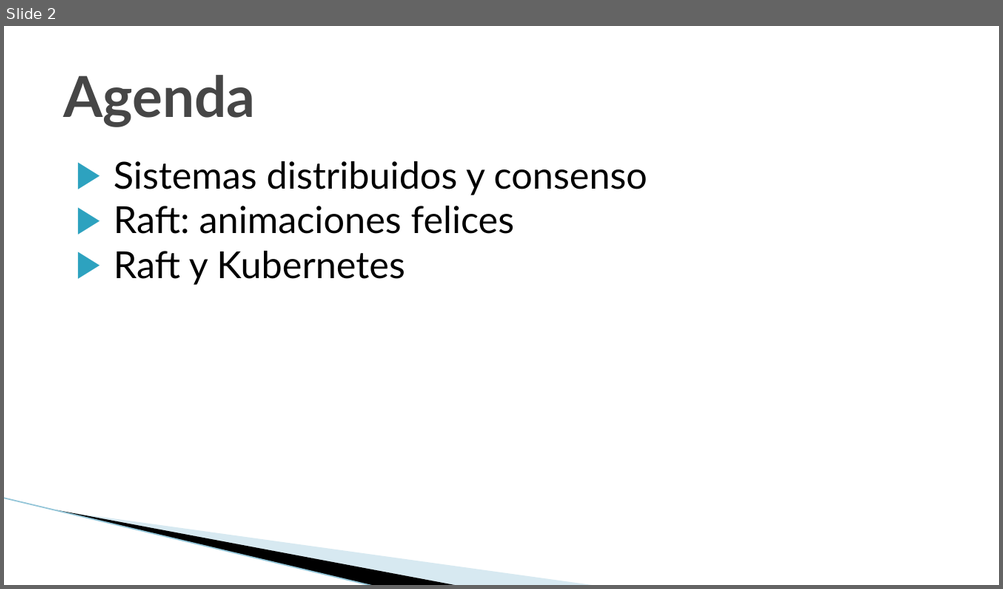
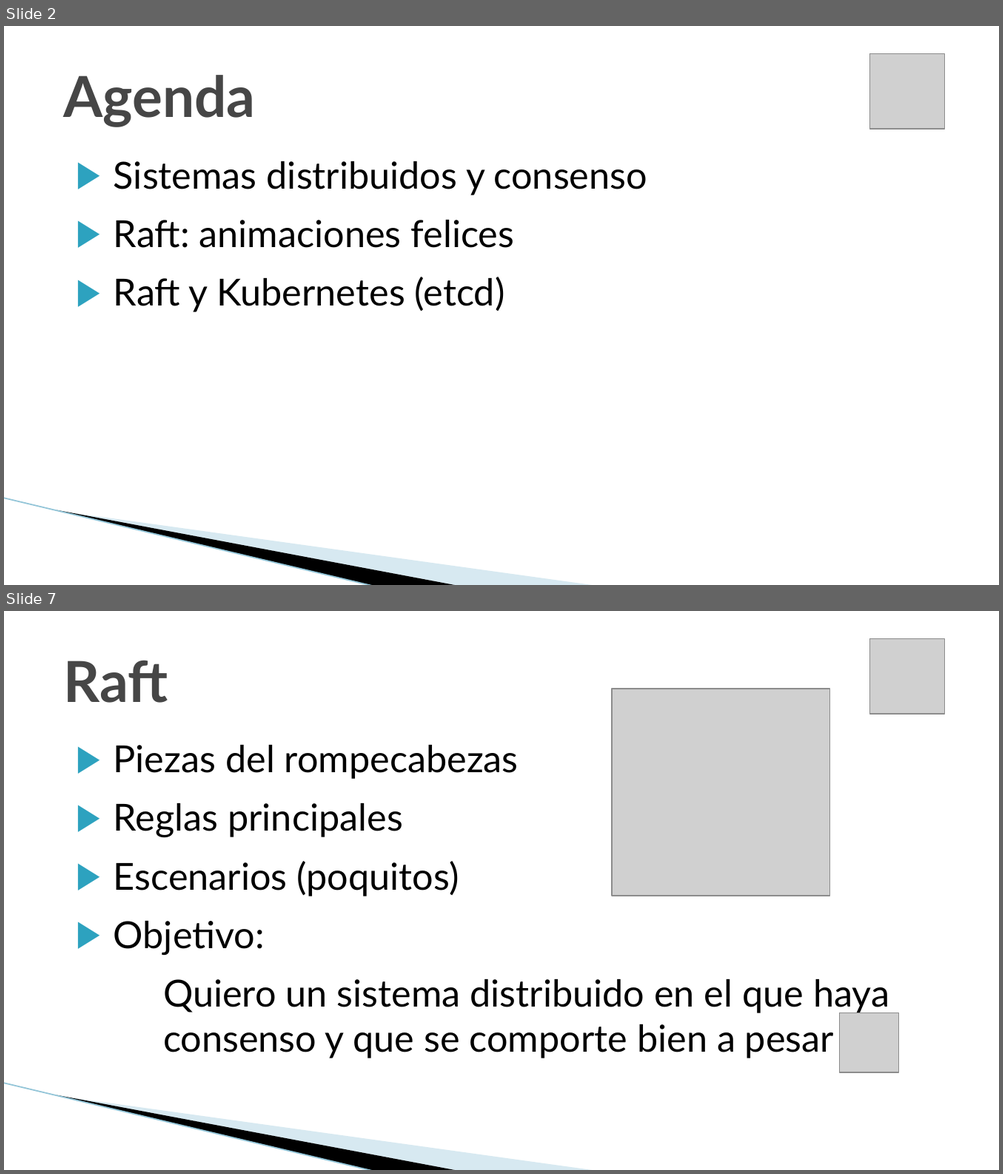
Before and after one commit to jbarbosat/mis-desmadres, a slide deck: presentaciones/cloud_native_mexico/raft_introduccion.odp. Shown one above the other, each under a label of ours: slide 2 before the commit, slides 2 and 7 after it; the slides between them are not shown. The pictures are 1003x589 and 1003x1174 pixels, drawn with LibreOffice and Linux fonts; fonts in the diff are those of the drawing; grey boxes stand for pictures; background and template pictures are left out. Boxes give left, top, right and bottom in pixels: in the first picture for what was removed or moved away, otherwise in the second. Text is boxed around its words. In the diff, an @@ line names an element or a change of style, - is before the commit and + after.

```diff
--- a/presentaciones/cloud_native_mexico/raft_introduccion.odp
+++ b/presentaciones/cloud_native_mexico/raft_introduccion.odp
@@ slide 7 added at <box>4,611,999,1170</box>, background #FFFFFF; not listed: 3 template elements that a slide beside it also shows @@
@@ picture added at <box>869,639,944,713</box> @@
@@ title added at <box>64,660,168,703</box>, 41 pt, text #464646, bold @@
+Raft
@@ picture added at <box>612,689,830,895</box> @@
@@ text added at <box>114,745,889,1059</box>, 27 pt, text #000000 @@
+▶ Piezas del rompecabezas
+▶ Reglas principales
+▶ Escenarios (poquitos)
+▶ Objetivo:
+Quiero un sistema distribuido en el que haya consenso y que se comporte bien a pesar de
@@ picture added at <box>839,1013,899,1073</box> @@
@@ slide 2 changed as well @@
@@ picture added at <box>869,54,944,128</box> @@
@@ text at <box>114,220,514,248</box>: more space between paragraphs @@
@@ text at <box>114,277,505,312</box>: text changed @@
-▶ Raft y Kubernetes
+▶ Raft y Kubernetes (etcd)
```
Also in this commit, not shown: 2 other slides changed, 14 other slides added, 1 other file.
